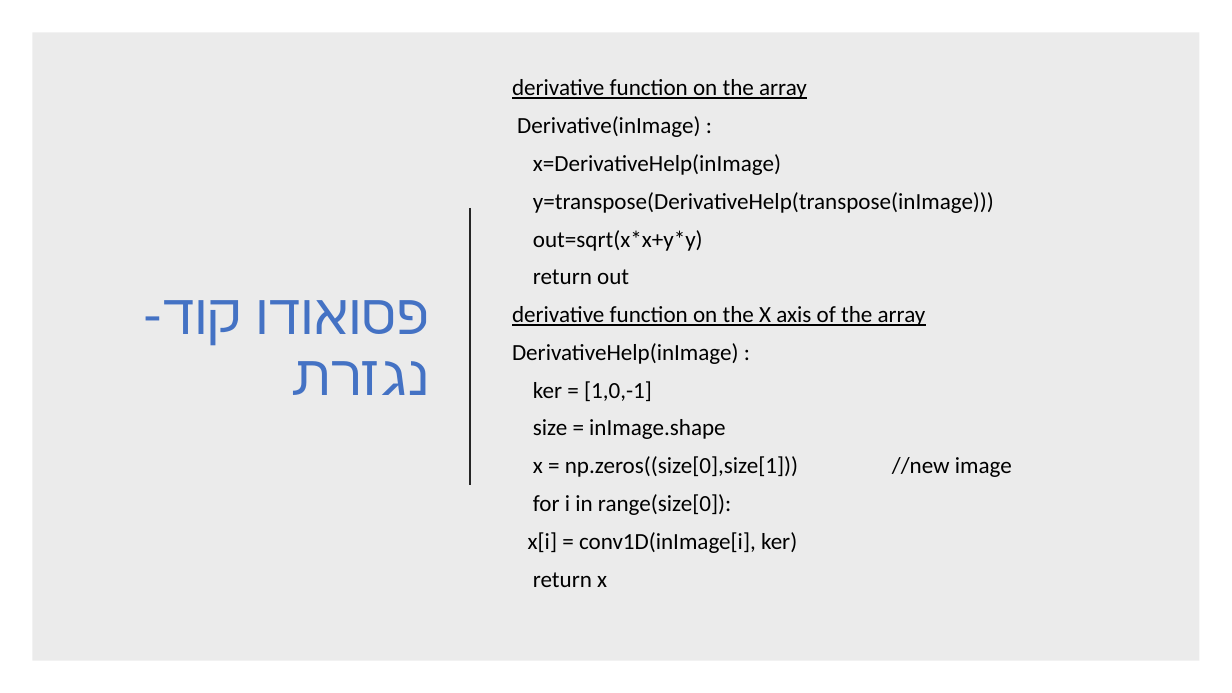
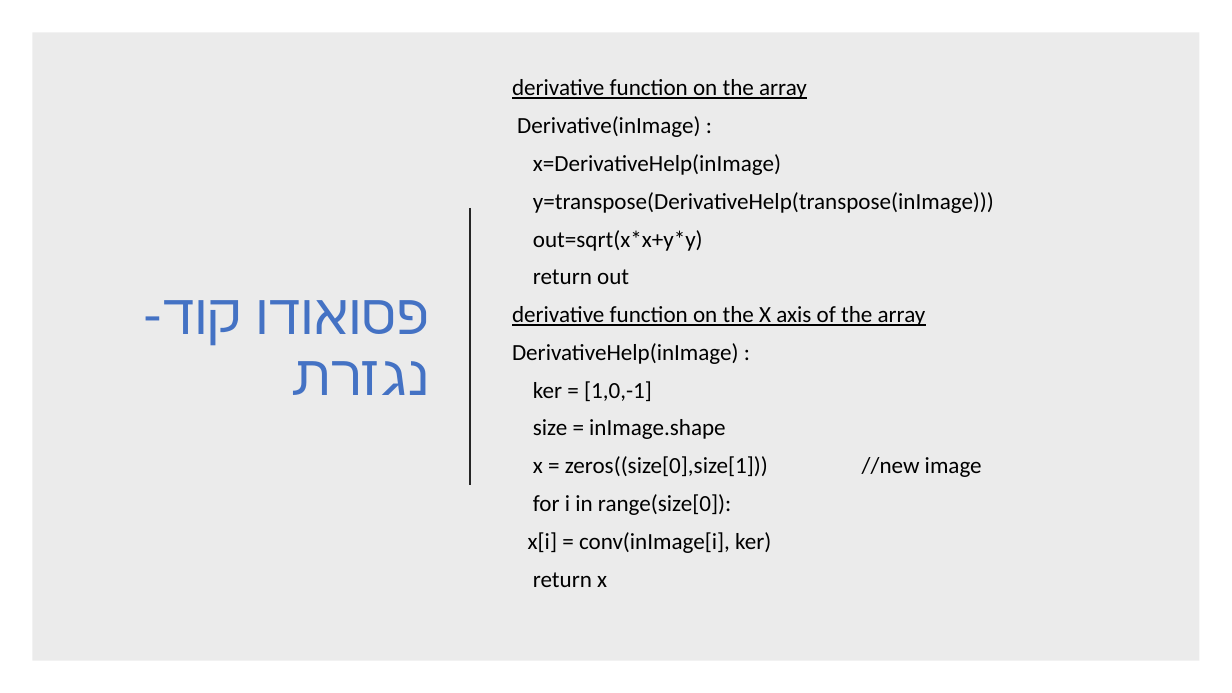
Before and after one commit to benyamindarmoni/Edge-Detection, a slide deck: slide 19 of 2 מצגת.pptx. Drawn at 1232x693 pixels with LibreOffice and Linux fonts; fonts in the diff are those of the drawing. Boxes give left, top, right and bottom in pixels: in the first picture for what was removed or moved away, otherwise in the second. Text is boxed around its words. In the diff, an @@ line names an element or a change of style, - is before the commit and + after.

```diff
--- a/2 מצגת.pptx
+++ b/2 מצגת.pptx
@@ text at (x1=533, y1=456, x2=768, y2=476): text changed @@
-x = np.zeros((size[0],size[1])) //new image
+x = zeros((size[0],size[1])) //new image
@@ text at (x1=528, y1=532, x2=771, y2=553): text changed @@
-x[i] = conv1D(inImage[i], ker)
+x[i] = conv(inImage[i], ker)
```
Also in this commit, not shown: 2 other slides changed.
